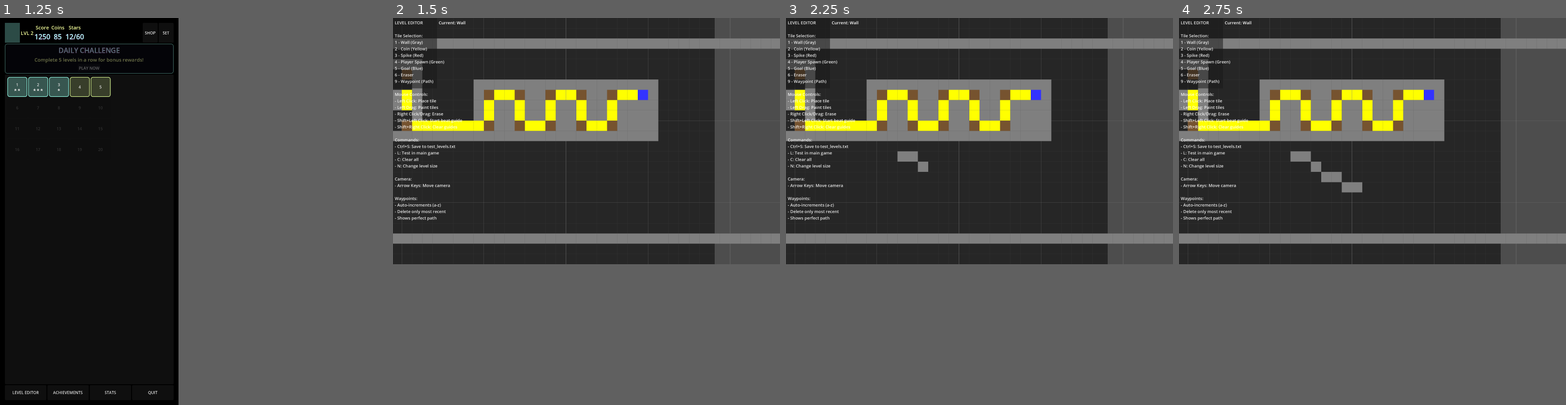
Above: before the commit, frames 1-4 (left to right).
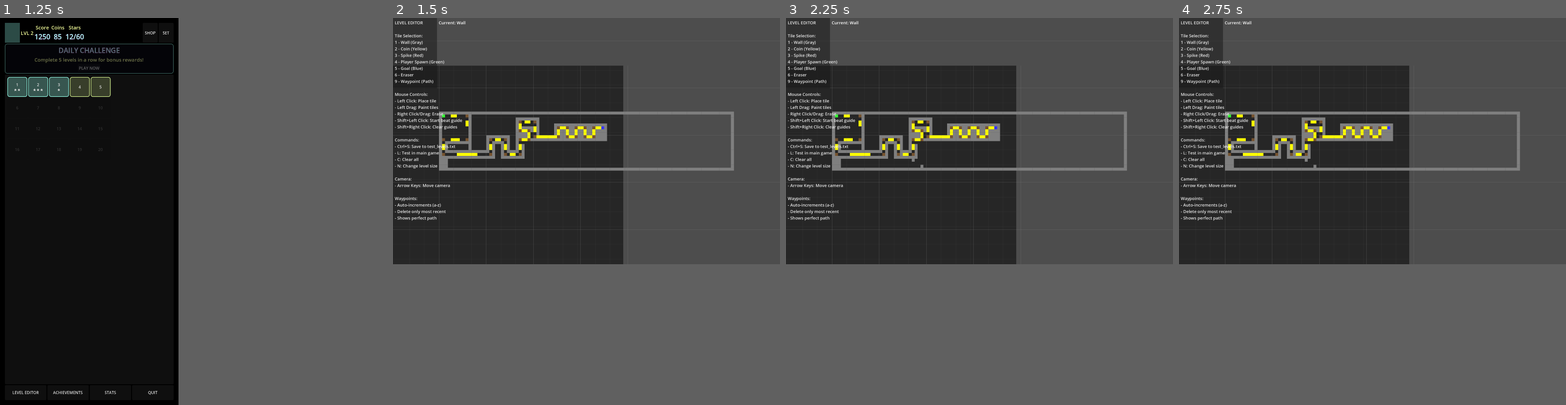
Above: after the commit, the same moments.

Repository: rubiconRiver/tomb-of-the-mask-clone
Game: Godot game, scene res://scenes/TestStart.tscn
The game is run twice, just before and just after one commit, with the same random seed, the same clock (stepped at 60 frames per second) and the same inputs.
Inputs (mouse positions are in pixels of both pictures, inside the frame that each line leads up to):
- Up to frame 1 (1.25 s): tap Enter at 0.5 s; move the mouse to (127, 192) at 0.52 s; hold Right from 0.53 s (still down); tap N at 0.6 s; click (127, 192) at 0.67 s
- Up to frame 2 (1.5 s): release Right at 1.25 s; click "LEVEL EDITOR" at 1.25 s
- Up to frame 3 (2.25 s): tap Space at 2 s; drag from (840, 230) to (867, 288) at 2.02 s
- Up to frame 4 (2.75 s): no input

Frame 1 is identical in both runs. In frame 2, 32% of the frame differs, in the area x 0-100%, y 0-64%; in frame 3, 32%; in frame 4, 32%.

Commit message:
update zoom

Diff:
--- a/scripts/tools/LevelEditor.gd
+++ b/scripts/tools/LevelEditor.gd
@@ -121,7 +121,7 @@
 	print("Level Editor Ready!")
 	print("Keys 1-5: Tile types (6: Eraser) | Click: Place | Right-click: Erase")
 	print("Ctrl+S: Save | L: Load into game | C: Clear | N: Change size")
-	print("Arrow keys: Move camera")
+	print("Arrow keys: Move camera | Scroll wheel: Zoom in/out")
 
 func setup_camera():
 	camera = Camera2D.new()
@@ -133,16 +133,42 @@
 	var window_size = get_window().size
 	var level_size = Vector2(level_width * GRID_SIZE, level_height * GRID_SIZE)
 
-	# Add padding (20% border)
-	var padding_factor = 1.2
+	# Add minimal padding (5% border) to see more of the level
+	var padding_factor = 1.05
 	var zoom_x = window_size.x / (level_size.x * padding_factor)
 	var zoom_y = window_size.y / (level_size.y * padding_factor)
 
 	# Use the smaller zoom factor to ensure entire level fits
 	var zoom_factor = min(zoom_x, zoom_y)
+	# Make it even more zoomed out by default
+	zoom_factor *= 0.8
 	camera.zoom = Vector2(zoom_factor, zoom_factor)
 
 	print("[LevelEditor] Camera zoom set to: ", zoom_factor, " to fit level size: ", level_size)
+
+func update_camera_for_level_size():
+	if not camera:
+		return
+
+	# Center camera on level
+	camera.position = Vector2(level_width * GRID_SIZE / 2, level_height * GRID_SIZE / 2)
+
+	# Calculate zoom to fit entire level on screen
+	var window_size = get_window().size
+	var level_size = Vector2(level_width * GRID_SIZE, level_height * GRID_SIZE)
+
+	# Add minimal padding (5% border) to see more of the level
+	var padding_factor = 1.05
+	var zoom_x = window_size.x / (level_size.x * padding_factor)
+	var zoom_y = window_size.y / (level_size.y * padding_factor)
+
+	# Use the smaller zoom factor to ensure entire level fits
+	var zoom_factor = min(zoom_x, zoom_y)
+	# Make it even more zoomed out by default
+	zoom_factor *= 0.8
+	camera.zoom = Vector2(zoom_factor, zoom_factor)
+
+	print("[LevelEditor] Updated camera for level size: ", level_size, " with zoom: ", zoom_factor)
 
 func setup_file_dialog():
 	# We won't use FileDialog, just append to a fixed file
@@ -199,6 +225,20 @@
 	update_current_tile_display()
 
 func _input(event):
+	# Handle mouse wheel zoom
+	if event is InputEventMouseButton:
+		if event.pressed:
+			if event.button_index == MOUSE_BUTTON_WHEEL_UP:
+				# Zoom in
+				camera.zoom *= 1.1
+				camera.zoom = camera.zoom.clamp(Vector2(0.1, 0.1), Vector2(5.0, 5.0))
+				print("[LevelEditor] Zoom in: ", camera.zoom.x)
+			elif event.button_index == MOUSE_BUTTON_WHEEL_DOWN:
+				# Zoom out
+				camera.zoom *= 0.9
+				camera.zoom = camera.zoom.clamp(Vector2(0.1, 0.1), Vector2(5.0, 5.0))
+				print("[LevelEditor] Zoom out: ", camera.zoom.x)
+
 	# Handle tool selection
 	if event is InputEventKey and event.pressed:
 		match event.keycode:
@@ -262,7 +302,7 @@
 					calculate_ghost_path()
 
 	# Handle mouse input for tile placement
-	if event is InputEventMouseButton:
+	if event is InputEventMouseButton and event.button_index != MOUSE_BUTTON_WHEEL_UP and event.button_index != MOUSE_BUTTON_WHEEL_DOWN:
 		var grid_pos = world_to_grid(get_global_mouse_position())
 
 		if event.button_index == MOUSE_BUTTON_LEFT:
@@ -571,8 +611,8 @@
 					else:
 						tilemap.set_cell(0, Vector2i(x, y), -1)  # Default to empty
 
-	# Center camera on the loaded level
-	camera.position = Vector2(level_width * GRID_SIZE / 2, level_height * GRID_SIZE / 2)
+	# Recalculate camera zoom and position for new level size
+	update_camera_for_level_size()
 
 	# Redraw to show grid
 	queue_redraw()
@@ -622,8 +662,8 @@
 					else:
 						tilemap.set_cell(0, Vector2i(x, y), -1)  # Default to empty
 
-	# Center camera on the loaded level
-	camera.position = Vector2(level_width * GRID_SIZE / 2, level_height * GRID_SIZE / 2)
+	# Recalculate camera zoom and position for new level size
+	update_camera_for_level_size()
 
 	# Redraw to show grid
 	queue_redraw()
@@ -854,8 +894,8 @@
 			if tile_type != -1:
 				tilemap.set_cell(0, Vector2i(x, y), 0, Vector2i(tile_type, 0))
 
-	# Center camera on the restored level
-	camera.position = Vector2(level_width * GRID_SIZE / 2, level_height * GRID_SIZE / 2)
+	# Update camera for restored level size
+	update_camera_for_level_size()
 	print("Level restored successfully")
 
 func new_level_dialog():
@@ -887,9 +927,8 @@
 	# Clear and resize
 	clear_level()
 
-	# Update camera position
-	if camera:
-		camera.position = Vector2(level_width * GRID_SIZE / 2, level_height * GRID_SIZE / 2)
+	# Update camera for new level size
+	update_camera_for_level_size()
 
 func calculate_ghost_path():
 	print("\n=== CALCULATING GHOST PATH ===")
